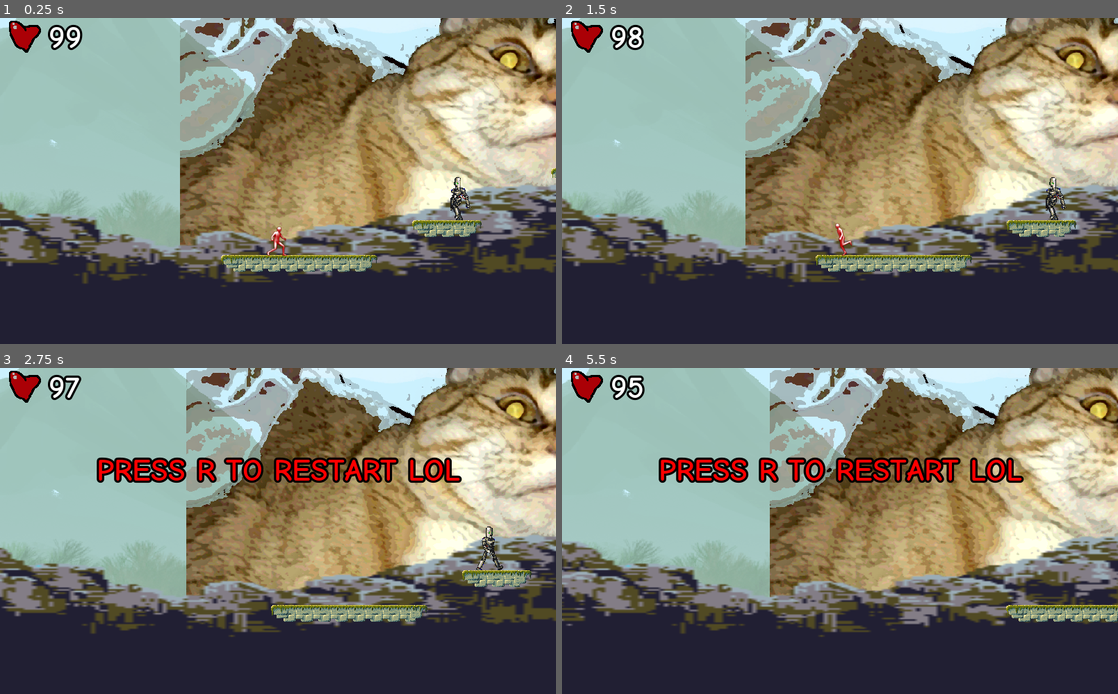
Above: before the commit, frames 1-4 (two rows, left to right).
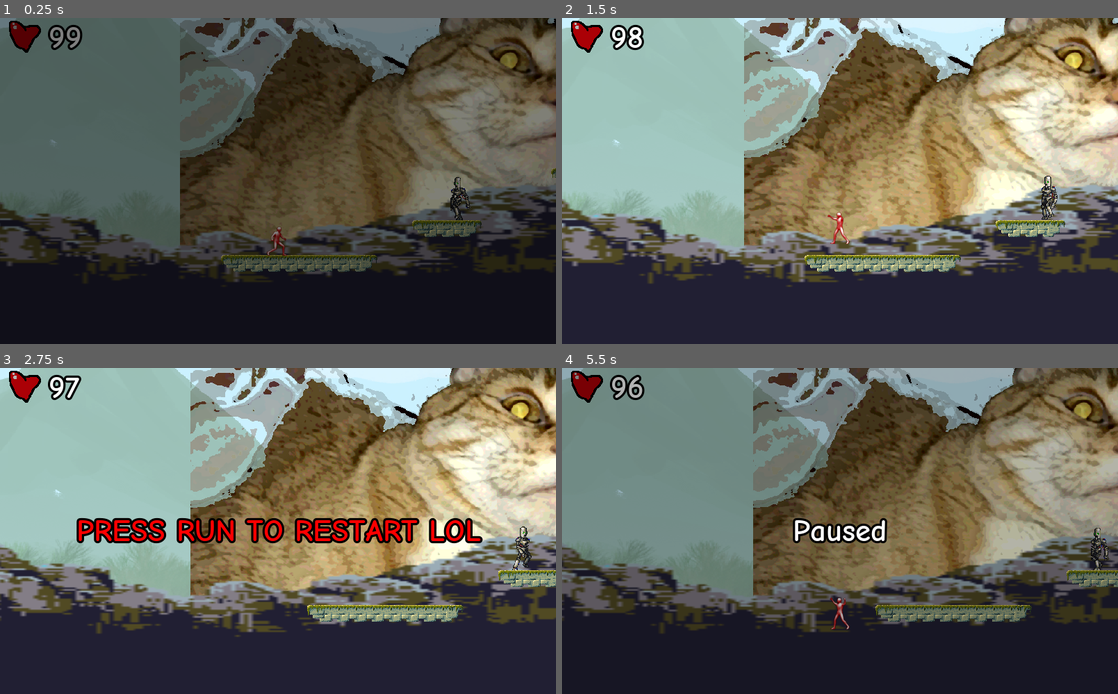
Above: after the commit, the same moments.

Repository: kralinc/HARDCORE-2
Game: Godot game, scene res://environment/level1/level1.tscn
The game is run twice, just before and just after one commit, with the same random seed, the same clock (stepped at 60 frames per second) and the same inputs. This scene is started directly instead of the project's main scene. Sound files missing from this copy of the repository are replaced by a short silence.
Inputs:
- Up to frame 1 (0.25 s): no input
- Up to frame 2 (1.5 s): hold D (move_right) 0.53-1.28 s; hold Left (run) 0.53-1.28 s; tap Right (jump) at 0.77 s; tap R (restart) at 1.25 s; hold A (move_left) from 1.28 s (still down); tap Left (run) at 1.35 s
- Up to frame 3 (2.75 s): tap Right (jump) at 1.52 s; release A (move_left) at 2.03 s; hold D (move_right) from 2.03 s (still down); hold Left (run) from 2.03 s (still down)
- Up to frame 4 (5.5 s): tap R (restart) at 2.75, 4.15 s; release Left (run) at 2.78 s; tap Left (run) at 2.85, 4.35 s; tap Right (jump) at 3.02, 3.77, 4.52 s; release D (move_right) at 3.53 s; hold Left (run) 3.53-4.28 s; hold A (move_left) from 3.53 s (still down); tap Escape (pause, bound only after the commit) at 4.9 s; hold Left (run) from 5.03 s (still down)

The runs differ from the first frame. In frame 1, 99% of the frame differs, in the area x 0-100%, y 0-100%; in frame 2, 9.5%; in frame 3, 29%; in frame 4, 70%.

Commit message:
uwu

Diff:
--- a/DEV.tscn
+++ b/DEV.tscn
@@ -448,7 +448,7 @@
 position = Vector2( 1672, -182 )
 scale = Vector2( -15, 15 )
 frames = SubResource( 63 )
-frame = 3
+frame = 1
 playing = true
 
 [node name="Area2D" type="Area2D" parent="Pink"]
--- a/GLOBALS.gd
+++ b/GLOBALS.gd
@@ -4,6 +4,7 @@
 var lives = 99
 var music_playhead = 0.0
 var previous_music = ""
+var new_scene = true
 
 func _ready():
 	pass # Replace with function body.
--- /dev/null
+++ b/Galacticus.gd
@@ -0,0 +1,11 @@
+extends Node
+
+signal pause_changed
+
+func _ready():
+	pause_mode = Node.PAUSE_MODE_PROCESS
+
+func _process(delta):
+	if Input.is_action_just_pressed("pause"):
+		emit_signal("pause_changed")
+		get_tree().paused = !get_tree().paused
--- a/KinematicPlayer.gd
+++ b/KinematicPlayer.gd
@@ -8,7 +8,6 @@
 onready var hitbox = $Hitbox
 onready var die_sound = $DieSound
 onready var jump_sound = $JumpSound
-onready var platform_collider = $PlatformCollider
 onready var livesText = $HUD/Lives
 
 var WALK_VEL = 300
@@ -34,9 +33,8 @@
 	livesText.text = str(Globals.lives)
 
 func _physics_process(delta):
-	var restart = Input.is_action_just_pressed("restart")
 
-	if dead and restart:
+	if dead and Input.is_action_just_pressed("run"):
 		get_tree().reload_current_scene()
 
 	if not is_on_floor():
@@ -143,3 +141,14 @@
 
 func _on_Hitbox_area_entered(area):
 	die()
+
+
+func _on_Teleporter_teleporting():
+	$Hitbox.set_collision_layer_bit(1, false)
+	$Hitbox.set_collision_mask_bit(1, false)
+	_velocity.x = 0
+	dead = true
+
+
+func _on_Galacticus_pause_changed():
+	$HUD/PauseScreen.visible = !$HUD/PauseScreen.visible
--- a/KinematicPlayer.tscn
+++ b/KinematicPlayer.tscn
@@ -129,8 +129,9 @@
 margin_bottom = 145.0
 custom_colors/font_color = Color( 1, 0, 0, 1 )
 custom_fonts/font = ExtResource( 4 )
-text = "PRESS R TO RESTART LOL"
+text = "PRESS RUN TO RESTART LOL"
 align = 1
+valign = 1
 autowrap = true
 script = ExtResource( 5 )
 
@@ -147,6 +148,28 @@
 scale = Vector2( 0.655556, 0.686047 )
 texture = ExtResource( 7 )
 
+[node name="PauseScreen" type="Control" parent="HUD"]
+visible = false
+anchor_right = 1.0
+anchor_bottom = 1.0
+
+[node name="PauseRect" type="ColorRect" parent="HUD/PauseScreen"]
+anchor_right = 1.0
+anchor_bottom = 1.0
+color = Color( 0, 0, 0, 0.294118 )
+
+[node name="Label" type="Label" parent="HUD/PauseScreen"]
+anchor_left = 0.5
+anchor_top = 0.5
+anchor_right = 0.5
+anchor_bottom = 0.5
+margin_left = -87.0
+margin_top = -34.0
+margin_right = 87.0
+margin_bottom = 34.0
+custom_fonts/font = ExtResource( 4 )
+text = "Paused"
+
 [node name="CollisionShape2D" type="CollisionShape2D" parent="."]
 position = Vector2( -0.5, 10.5 )
 shape = SubResource( 7 )
--- a/Sound/MUSICGLOBAL.gd
+++ /dev/null
@@ -1,4 +0,0 @@
-#extends Node
-
-
-#var timestamp = 0.0
--- /dev/null
+++ b/environment/Teleporter.gd
@@ -0,0 +1,25 @@
+extends AnimatedSprite
+
+signal teleporting
+
+export var NEXT_SCENE = ""
+
+# Called when the node enters the scene tree for the first time.
+func _ready():
+	play()
+	if Globals.new_scene:
+		$Fader.play("fadein")
+		Globals.new_scene = false
+	else:
+		$Canvas/Fade.color.a = 0
+
+
+func _on_Area2D_body_entered(body):
+	$TeleportSound.play()
+	$Fader.play("fadeout")
+
+
+func _on_Fader_animation_finished(anim_name):
+	if anim_name == "fadeout":
+		Globals.new_scene = true
+		get_tree().change_scene(NEXT_SCENE)
--- /dev/null
+++ b/environment/Teleporter.tscn
@@ -0,0 +1,95 @@
+[gd_scene load_steps=12 format=2]
+
+[ext_resource path="res://environment/cristalFRMv.png" type="Texture" id=1]
+[ext_resource path="res://environment/Teleporter.gd" type="Script" id=2]
+[ext_resource path="res://Sound/teleport.wav" type="AudioStream" id=3]
+
+[sub_resource type="AtlasTexture" id=2]
+atlas = ExtResource( 1 )
+region = Rect2( 0, 0, 32, 32 )
+
+[sub_resource type="AtlasTexture" id=3]
+atlas = ExtResource( 1 )
+region = Rect2( 32, 0, 32, 32 )
+
+[sub_resource type="AtlasTexture" id=4]
+atlas = ExtResource( 1 )
+region = Rect2( 64, 0, 32, 32 )
+
+[sub_resource type="AtlasTexture" id=5]
+atlas = ExtResource( 1 )
+region = Rect2( 96, 0, 32, 32 )
+
+[sub_resource type="SpriteFrames" id=6]
+animations = [ {
+"frames": [ SubResource( 2 ), SubResource( 3 ), SubResource( 4 ), SubResource( 5 ) ],
+"loop": true,
+"name": "default",
+"speed": 5.0
+} ]
+
+[sub_resource type="RectangleShape2D" id=7]
+extents = Vector2( 10, 16 )
+
+[sub_resource type="Animation" id=8]
+resource_name = "fadein"
+length = 0.5
+tracks/0/type = "value"
+tracks/0/path = NodePath(".:color")
+tracks/0/interp = 1
+tracks/0/loop_wrap = true
+tracks/0/imported = false
+tracks/0/enabled = true
+tracks/0/keys = {
+"times": PoolRealArray( 0, 0.5 ),
+"transitions": PoolRealArray( 1, 1 ),
+"update": 0,
+"values": [ Color( 0, 0, 0, 1 ), Color( 0, 0, 0, 0 ) ]
+}
+
+[sub_resource type="Animation" id=9]
+resource_name = "fadeout"
+length = 0.5
+tracks/0/type = "value"
+tracks/0/path = NodePath(".:color")
+tracks/0/interp = 1
+tracks/0/loop_wrap = true
+tracks/0/imported = false
+tracks/0/enabled = true
+tracks/0/keys = {
+"times": PoolRealArray( 0, 0.5 ),
+"transitions": PoolRealArray( 1, 1 ),
+"update": 0,
+"values": [ Color( 0, 0, 0, 0 ), Color( 0, 0, 0, 1 ) ]
+}
+
+[node name="Teleporter" type="AnimatedSprite"]
+scale = Vector2( 2, 2 )
+frames = SubResource( 6 )
+frame = 2
+script = ExtResource( 2 )
+
+[node name="Area2D" type="Area2D" parent="."]
+collision_layer = 8
+collision_mask = 0
+
+[node name="CollisionShape2D" type="CollisionShape2D" parent="Area2D"]
+shape = SubResource( 7 )
+
+[node name="TeleportSound" type="AudioStreamPlayer" parent="."]
+stream = ExtResource( 3 )
+
+[node name="Canvas" type="CanvasLayer" parent="."]
+
+[node name="Fade" type="ColorRect" parent="Canvas"]
+anchor_right = 1.0
+anchor_bottom = 1.0
+color = Color( 0, 0, 0, 0 )
+
+[node name="Fader" type="AnimationPlayer" parent="."]
+root_node = NodePath("../Canvas/Fade")
+anims/fadein = SubResource( 8 )
+anims/fadeout = SubResource( 9 )
+
+[connection signal="body_entered" from="Area2D" to="." method="_on_Area2D_body_entered"]
+[connection signal="animation_finished" from="Fader" to="." method="_on_Fader_animation_finished"]
--- /dev/null
+++ b/environment/level1/Coin.gd
@@ -0,0 +1,14 @@
+extends AnimatedSprite
+
+func _ready():
+	self.play()
+
+
+func _on_Area2D_body_entered(body):
+	if visible:
+		$CoinSound.play()
+		visible = false
+
+
+func _on_CoinSound_finished():
+	queue_free()
--- /dev/null
+++ b/environment/level1/Coin.tscn
@@ -0,0 +1,58 @@
+[gd_scene load_steps=12 format=2]
+
+[ext_resource path="res://environment/level1/Coin.gd" type="Script" id=1]
+[ext_resource path="res://environment/level1/coin.png" type="Texture" id=2]
+[ext_resource path="res://Sound/coin.wav" type="AudioStream" id=3]
+
+[sub_resource type="AtlasTexture" id=2]
+atlas = ExtResource( 2 )
+region = Rect2( 0, 0, 100, 100 )
+
+[sub_resource type="AtlasTexture" id=3]
+atlas = ExtResource( 2 )
+region = Rect2( 100, 0, 100, 100 )
+
+[sub_resource type="AtlasTexture" id=4]
+atlas = ExtResource( 2 )
+region = Rect2( 200, 0, 100, 100 )
+
+[sub_resource type="AtlasTexture" id=5]
+atlas = ExtResource( 2 )
+region = Rect2( 300, 0, 100, 100 )
+
+[sub_resource type="AtlasTexture" id=6]
+atlas = ExtResource( 2 )
+region = Rect2( 400, 0, 100, 100 )
+
+[sub_resource type="AtlasTexture" id=7]
+atlas = ExtResource( 2 )
+region = Rect2( 500, 0, 100, 100 )
+
+[sub_resource type="SpriteFrames" id=8]
+animations = [ {
+"frames": [ SubResource( 2 ), SubResource( 3 ), SubResource( 4 ), SubResource( 5 ), SubResource( 6 ), SubResource( 7 ) ],
+"loop": true,
+"name": "default",
+"speed": 10.0
+} ]
+
+[sub_resource type="CircleShape2D" id=9]
+radius = 50.2494
+
+[node name="Coin" type="AnimatedSprite"]
+scale = Vector2( 0.2, 0.2 )
+frames = SubResource( 8 )
+script = ExtResource( 1 )
+
+[node name="Area2D" type="Area2D" parent="."]
+collision_layer = 8
+collision_mask = 0
+
+[node name="CollisionShape2D" type="CollisionShape2D" parent="Area2D"]
+shape = SubResource( 9 )
+
+[node name="CoinSound" type="AudioStreamPlayer" parent="."]
+stream = ExtResource( 3 )
+
+[connection signal="body_entered" from="Area2D" to="." method="_on_Area2D_body_entered"]
+[connection signal="finished" from="CoinSound" to="." method="_on_CoinSound_finished"]
--- a/environment/level1/Music.gd
+++ b/environment/level1/Music.gd
@@ -8,7 +8,6 @@
 		Globals.previous_music = self.stream.resource_name
 		Globals.music_playhead = 0.0
 	self.play(Globals.music_playhead)
-	pass
 
 
 func _process(delta):
--- a/environment/level1/level1.tscn
+++ b/environment/level1/level1.tscn
@@ -11,8 +11,12 @@
 [ext_resource path="res://environment/level1/L1OneWayPlat.tscn" type="PackedScene" id=9]
 [ext_resource path="res://environment/level1/L1FallingTile.tscn" type="PackedScene" id=10]
 [ext_resource path="res://Enemies/Shooty.tscn" type="PackedScene" id=11]
-[ext_resource path="res://Sound/Music/level1.mp3" type="AudioStream" id=12]
+[ext_resource path="res://Sound/Music/Abstraction - Three Red Hearts - Deep Blue.mp3" type="AudioStream" id=12]
 [ext_resource path="res://environment/level1/Music.gd" type="Script" id=13]
+[ext_resource path="res://Font/hudfont.tres" type="DynamicFont" id=14]
+[ext_resource path="res://environment/level1/Coin.tscn" type="PackedScene" id=15]
+[ext_resource path="res://environment/Teleporter.tscn" type="PackedScene" id=16]
+[ext_resource path="res://Galacticus.gd" type="Script" id=17]
 
 [sub_resource type="RectangleShape2D" id=1]
 extents = Vector2( 2485, 18.5 )
@@ -114,3 +118,26 @@
 [node name="Music" type="AudioStreamPlayer" parent="."]
 stream = ExtResource( 12 )
 script = ExtResource( 13 )
+
+[node name="Label" type="Label" parent="."]
+margin_left = 3967.0
+margin_top = -135.0
+margin_right = 4667.0
+margin_bottom = 75.0
+rect_scale = Vector2( 0.3, 0.3 )
+custom_fonts/font = ExtResource( 14 )
+text = "Congratulations, you just found the cheap leaf of faith!"
+autowrap = true
+
+[node name="Coin" parent="." instance=ExtResource( 15 )]
+position = Vector2( 4068, -61 )
+
+[node name="Teleporter" parent="." instance=ExtResource( 16 )]
+position = Vector2( 4463, -204 )
+NEXT_SCENE = "res://environment/level2/level2.tscn"
+
+[node name="Galacticus" type="Node" parent="."]
+script = ExtResource( 17 )
+
+[connection signal="teleporting" from="Teleporter" to="Player" method="_on_Teleporter_teleporting"]
+[connection signal="pause_changed" from="Galacticus" to="Player" method="_on_Galacticus_pause_changed"]
--- a/environment/level2/level2.tscn
+++ b/environment/level2/level2.tscn
@@ -11,6 +11,8 @@
 [ext_resource path="res://environment/level2/L2FallingTileCluster.tscn" type="PackedScene" id=9]
 [ext_resource path="res://environment/level1/Music.gd" type="Script" id=10]
 [ext_resource path="res://Sound/Music/Abstraction - Three Red Hearts - Penguins vs Rabbits.mp3" type="AudioStream" id=11]
+[ext_resource path="res://environment/Teleporter.tscn" type="PackedScene" id=12]
+[ext_resource path="res://Galacticus.gd" type="Script" id=13]
 
 [sub_resource type="ConvexPolygonShape2D" id=18]
 points = PoolVector2Array( 0, 0, 21, 0, 21, 21, 0, 21 )
@@ -290,7 +292,7 @@
 [sub_resource type="RectangleShape2D" id=46]
 extents = Vector2( 4429.75, 14.5 )
 
-[node name="Node2D" type="Node2D"]
+[node name="level2" type="Node2D"]
 
 [node name="Level2Background" parent="." instance=ExtResource( 3 )]
 
@@ -419,3 +421,12 @@
 [node name="Music" type="AudioStreamPlayer" parent="."]
 stream = ExtResource( 11 )
 script = ExtResource( 10 )
+
+[node name="Teleporter" parent="." instance=ExtResource( 12 )]
+position = Vector2( 6206, -987 )
+NEXT_SCENE = "res://environment/level3/level3.tscn"
+
+[node name="Galacticus" type="Node" parent="."]
+script = ExtResource( 13 )
+
+[connection signal="pause_changed" from="Galacticus" to="Player" method="_on_Galacticus_pause_changed"]
--- /dev/null
+++ b/mainmenu.tscn
@@ -0,0 +1,80 @@
+[gd_scene load_steps=13 format=2]
+
+[ext_resource path="res://Player/man.png" type="Texture" id=1]
+[ext_resource path="res://Font/hudfont.tres" type="DynamicFont" id=2]
+[ext_resource path="res://Sound/Music/Hardcore_Intro.mp3" type="AudioStream" id=3]
+
+[sub_resource type="AtlasTexture" id=1]
+flags = 4
+atlas = ExtResource( 1 )
+region = Rect2( 256, 0, 64, 64 )
+
+[sub_resource type="AtlasTexture" id=2]
+flags = 4
+atlas = ExtResource( 1 )
+region = Rect2( 320, 0, 64, 64 )
+
+[sub_resource type="AtlasTexture" id=3]
+flags = 4
+atlas = ExtResource( 1 )
+region = Rect2( 384, 0, 64, 64 )
+
+[sub_resource type="AtlasTexture" id=4]
+flags = 4
+atlas = ExtResource( 1 )
+region = Rect2( 448, 0, 64, 64 )
+
+[sub_resource type="AtlasTexture" id=5]
+flags = 4
+atlas = ExtResource( 1 )
+region = Rect2( 0, 64, 64, 64 )
+
+[sub_resource type="AtlasTexture" id=6]
+flags = 4
+atlas = ExtResource( 1 )
+region = Rect2( 64, 64, 64, 64 )
+
+[sub_resource type="AtlasTexture" id=7]
+flags = 4
+atlas = ExtResource( 1 )
+region = Rect2( 128, 64, 64, 64 )
+
+[sub_resource type="AtlasTexture" id=8]
+flags = 4
+atlas = ExtResource( 1 )
+region = Rect2( 192, 64, 64, 64 )
+
+[sub_resource type="SpriteFrames" id=9]
+animations = [ {
+"frames": [ SubResource( 1 ), SubResource( 2 ), SubResource( 3 ), SubResource( 4 ), SubResource( 5 ), SubResource( 6 ), SubResource( 7 ), SubResource( 8 ) ],
+"loop": true,
+"name": "default",
+"speed": 10.0
+} ]
+
+[node name="MainMenu" type="Control"]
+anchor_right = 1.0
+anchor_bottom = 1.0
+
+[node name="Label" type="Label" parent="."]
+anchor_left = 0.5
+anchor_right = 0.5
+anchor_bottom = 1.0
+margin_left = -167.0
+margin_right = 167.0
+margin_bottom = -382.0
+custom_colors/font_color = Color( 1, 0.564706, 0.564706, 1 )
+custom_fonts/font = ExtResource( 2 )
+text = "HARDCORE !!"
+align = 1
+valign = 1
+
+[node name="AnimatedSprite" type="AnimatedSprite" parent="."]
+position = Vector2( 499, 251 )
+scale = Vector2( 2, 2 )
+frames = SubResource( 9 )
+playing = true
+
+[node name="AudioStreamPlayer" type="AudioStreamPlayer" parent="."]
+stream = ExtResource( 3 )
+autoplay = true
--- a/project.godot
+++ b/project.godot
@@ -39,7 +39,7 @@
 [application]
 
 config/name="Hardcore!!"
-run/main_scene="res://DEV.tscn"
+run/main_scene="res://mainmenu.tscn"
 config/icon="res://icon.png"
 
 [autoload]
@@ -66,26 +66,39 @@
 move_left={
 "deadzone": 0.5,
 "events": [ Object(InputEventKey,"resource_local_to_scene":false,"resource_name":"","device":0,"alt":false,"shift":false,"control":false,"meta":false,"command":false,"pressed":false,"scancode":65,"physical_scancode":0,"unicode":0,"echo":false,"script":null)
+, Object(InputEventJoypadButton,"resource_local_to_scene":false,"resource_name":"","device":0,"button_index":14,"pressure":0.0,"pressed":false,"script":null)
+, Object(InputEventJoypadMotion,"resource_local_to_scene":false,"resource_name":"","device":0,"axis":0,"axis_value":-1.0,"script":null)
  ]
 }
 move_right={
 "deadzone": 0.5,
 "events": [ Object(InputEventKey,"resource_local_to_scene":false,"resource_name":"","device":0,"alt":false,"shift":false,"control":false,"meta":false,"command":false,"pressed":false,"scancode":68,"physical_scancode":0,"unicode":0,"echo":false,"script":null)
+, Object(InputEventJoypadButton,"resource_local_to_scene":false,"resource_name":"","device":0,"button_index":15,"pressure":0.0,"pressed":false,"script":null)
+, Object(InputEventJoypadMotion,"resource_local_to_scene":false,"resource_name":"","device":0,"axis":0,"axis_value":1.0,"script":null)
  ]
 }
 jump={
 "deadzone": 0.5,
 "events": [ Object(InputEventKey,"resource_local_to_scene":false,"resource_name":"","device":0,"alt":false,"shift":false,"control":false,"meta":false,"command":false,"pressed":false,"scancode":16777233,"physical_scancode":0,"unicode":0,"echo":false,"script":null)
+, Object(InputEventJoypadButton,"resource_local_to_scene":false,"resource_name":"","device":0,"button_index":1,"pressure":0.0,"pressed":false,"script":null)
  ]
 }
 run={
 "deadzone": 0.5,
 "events": [ Object(InputEventKey,"resource_local_to_scene":false,"resource_name":"","device":0,"alt":false,"shift":false,"control":false,"meta":false,"command":false,"pressed":false,"scancode":16777231,"physical_scancode":0,"unicode":0,"echo":false,"script":null)
+, Object(InputEventJoypadButton,"resource_local_to_scene":false,"resource_name":"","device":0,"button_index":0,"pressure":0.0,"pressed":false,"script":null)
  ]
 }
 restart={
 "deadzone": 0.5,
 "events": [ Object(InputEventKey,"resource_local_to_scene":false,"resource_name":"","device":0,"alt":false,"shift":false,"control":false,"meta":false,"command":false,"pressed":false,"scancode":82,"physical_scancode":0,"unicode":0,"echo":false,"script":null)
+, Object(InputEventJoypadButton,"resource_local_to_scene":false,"resource_name":"","device":0,"button_index":0,"pressure":0.0,"pressed":false,"script":null)
+ ]
+}
+pause={
+"deadzone": 0.5,
+"events": [ Object(InputEventKey,"resource_local_to_scene":false,"resource_name":"","device":0,"alt":false,"shift":false,"control":false,"meta":false,"command":false,"pressed":false,"scancode":16777217,"physical_scancode":0,"unicode":0,"echo":false,"script":null)
+, Object(InputEventJoypadButton,"resource_local_to_scene":false,"resource_name":"","device":0,"button_index":11,"pressure":0.0,"pressed":false,"script":null)
  ]
 }
 
Not shown, added: Sound/Music/Abstraction - Three Red Hearts - Deep Blue.mp3.import
Not shown, added: Sound/coin.wav.import
Not shown, added: Sound/teleport.wav.import
Binary file added: environment/cristalFRMv.png
Not shown, added: environment/cristalFRMv.png.import
Binary file added: environment/level1/coin.png
Not shown, added: environment/level1/coin.png.import
Not shown: 1 places in environment/level1/level1.tscn that only renumber resources
Not shown: 1 places in environment/level2/level2.tscn that only renumber resources
Not shown, changed: environment/level3/level3.tscn
Not shown, added: Sound/Music/Abstraction - Three Red Hearts - Deep Blue.mp3
Not shown, changed: Sound/Music/Hardcore_Intro.mp3
(and 2 more such lines)
